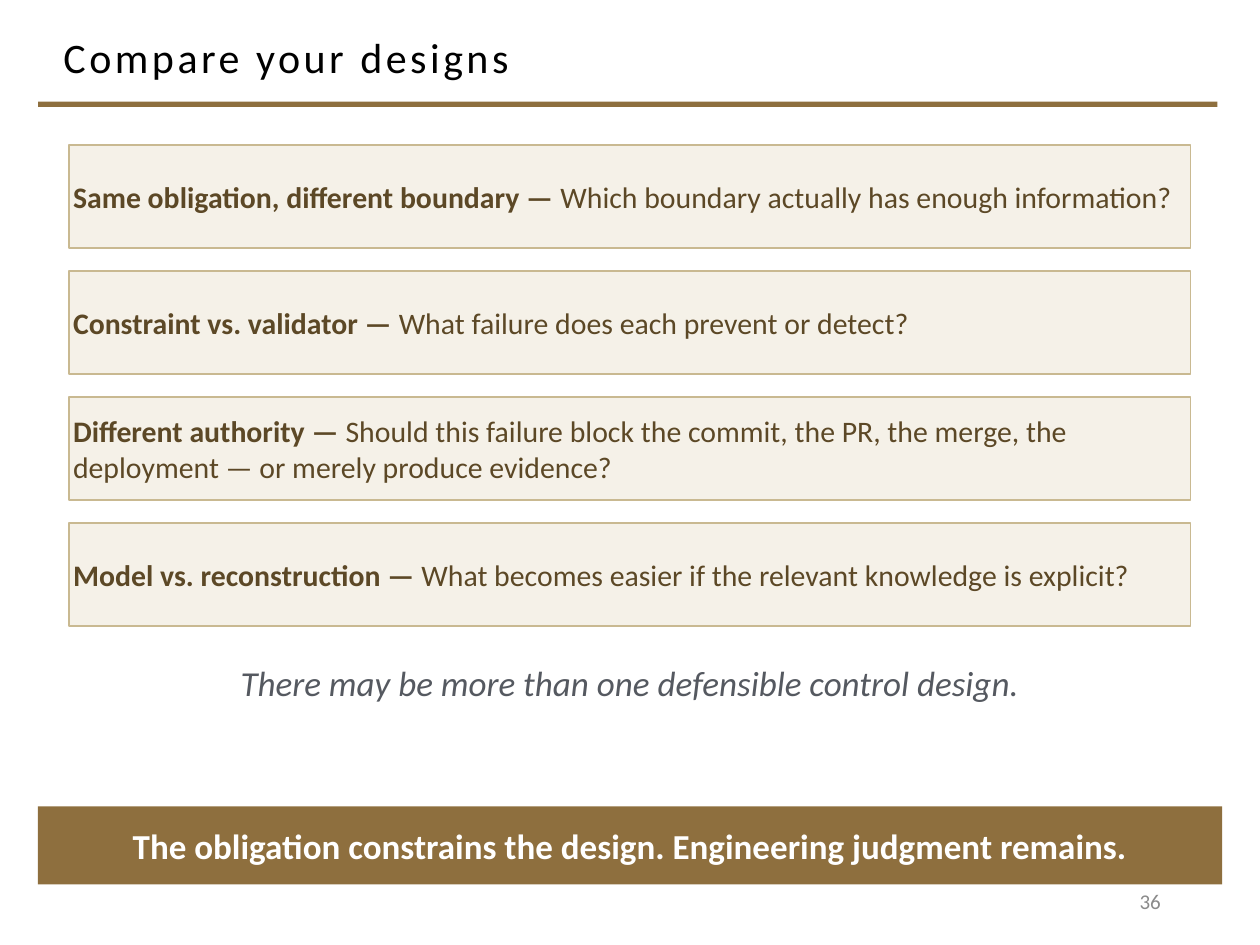
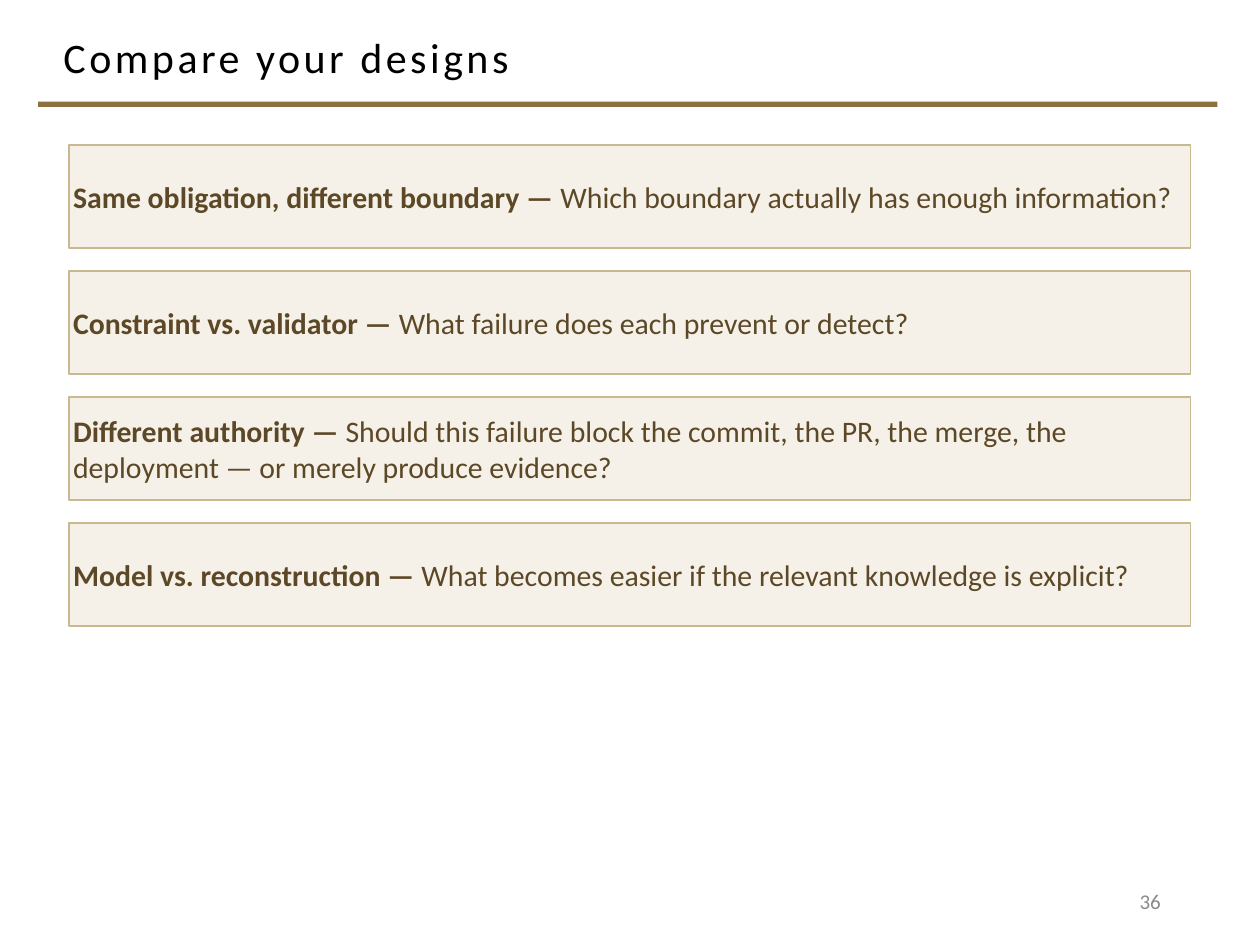
Before and after one commit to davisjam/model-based-agentic-software-engineering, a slide deck: slide 36 of course/lectures/act-2-delegation-and-control/03-alignment/2-3-Alignment.pptx. Drawn at 1260x945 pixels with LibreOffice and Linux fonts; fonts in the diff are those of the drawing; background and template pictures are left out. Boxes give left, top, right and bottom in pixels: in the first picture for what was removed or moved away, otherwise in the second. Text is boxed around its words. In the diff, an @@ line names an element or a change of style, - is before the commit and + after.

```diff
--- a/course/lectures/act-2-delegation-and-control/03-alignment/2-3-Alignment.pptx
+++ b/course/lectures/act-2-delegation-and-control/03-alignment/2-3-Alignment.pptx
@@ text removed at [241,671,1018,702] @@
-There may be more than one defensible control design.
@@ rectangle removed at [38,806,1222,885] @@
-The obligation constrains the design. Engineering judgment remains.
```
Also in this commit, not shown: 1 other slide changed.
